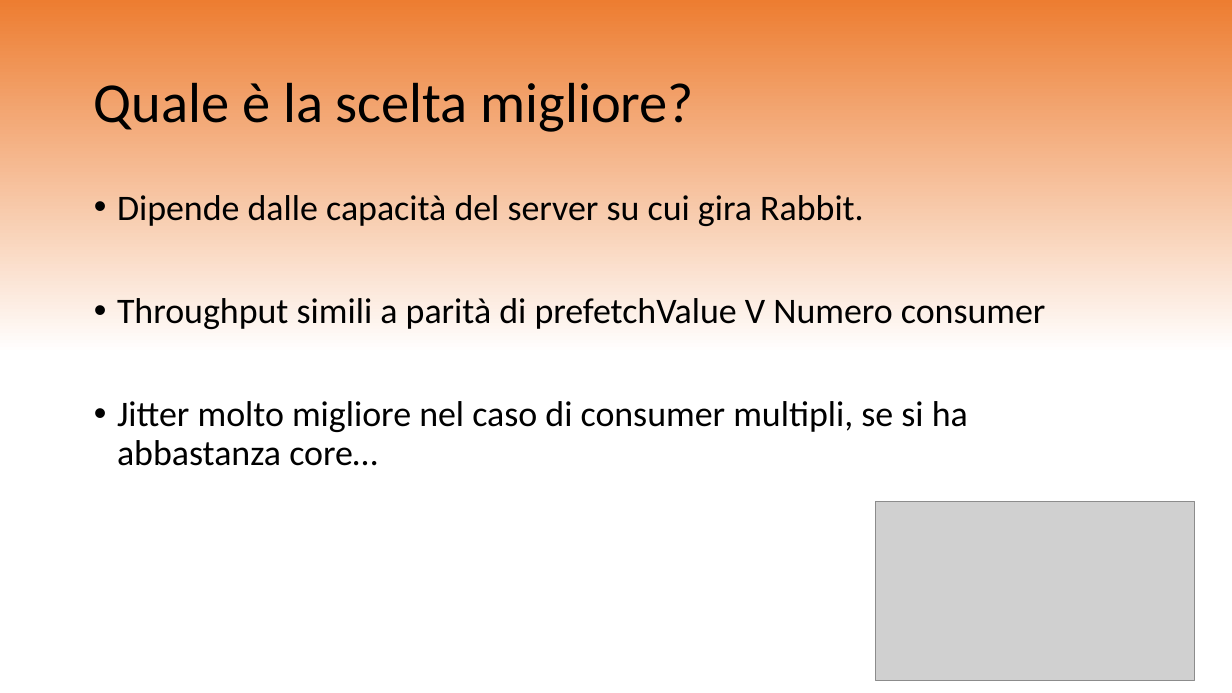
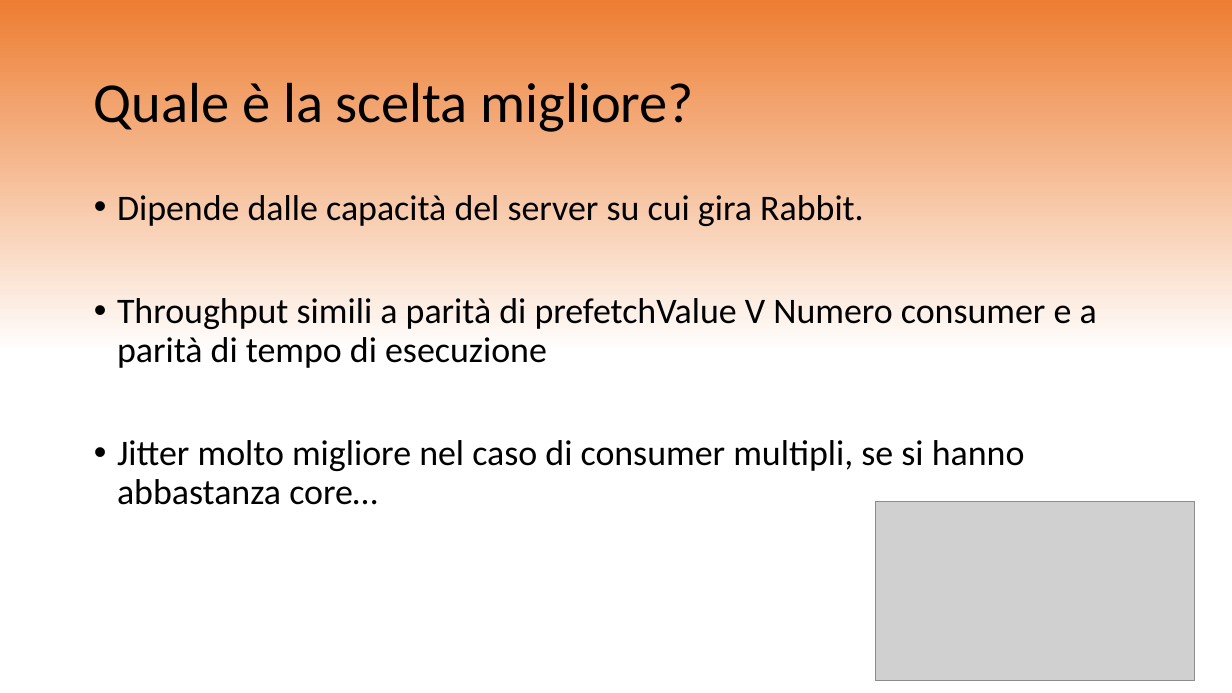
Before and after one commit to bianchiart/rtes-rabbitmq-project, a slide deck: slide 14 of SharedDomain/RabbitMQProgetto.pptx (slide 8 before the commit). Drawn at 1232x693 pixels with LibreOffice and Linux fonts; fonts in the diff are those of the drawing; grey boxes stand for pictures. Boxes give left, top, right and bottom in pixels: in the first picture for what was removed or moved away, otherwise in the second. Text is boxed around its words. In the diff, an @@ line names an element or a change of style, - is before the commit and + after.

```diff
--- a/SharedDomain/RabbitMQProgetto.pptx
+++ b/SharedDomain/RabbitMQProgetto.pptx
@@ text at [117, 298, 1097, 505]: text changed @@
-• Throughput simili a parità di prefetchValue V Numero consumer
-• Jitter molto migliore nel caso di consumer multipli, se si ha abbastanza core…
+• Throughput simili a parità di prefetchValue V Numero consumer e a parità di tempo di esecuzione
+• Jitter molto migliore nel caso di consumer multipli, se si hanno abbastanza core…
```
Also in this commit, not shown: 10 slides added.
